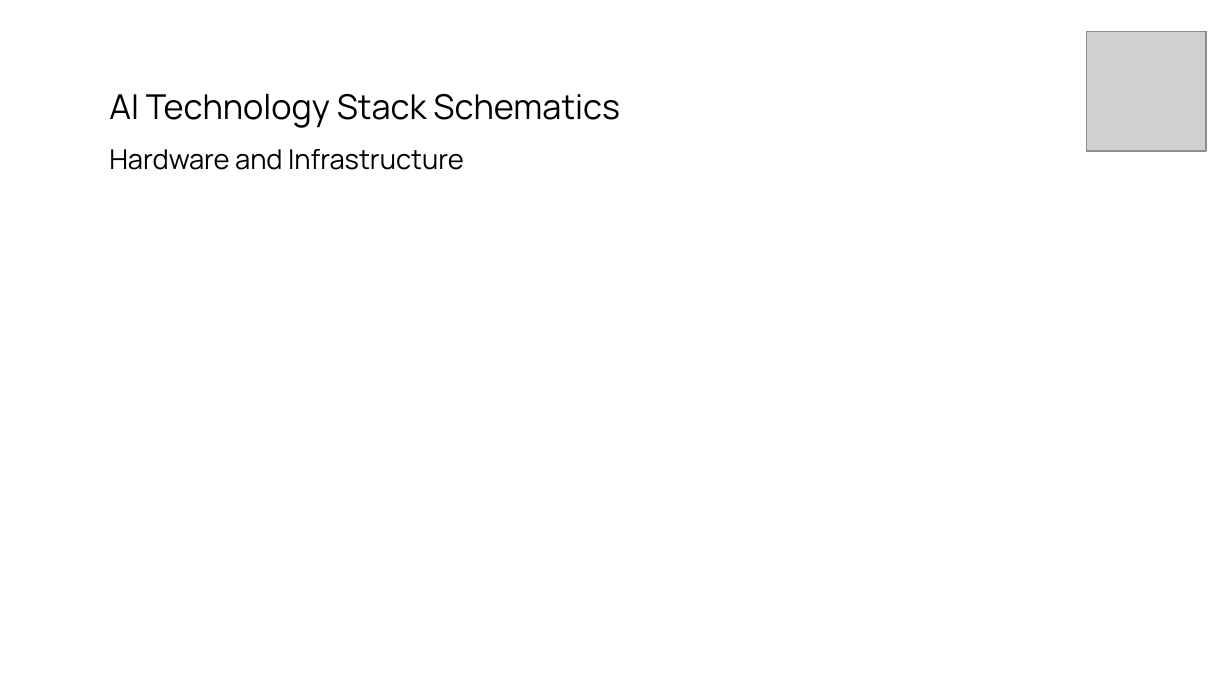
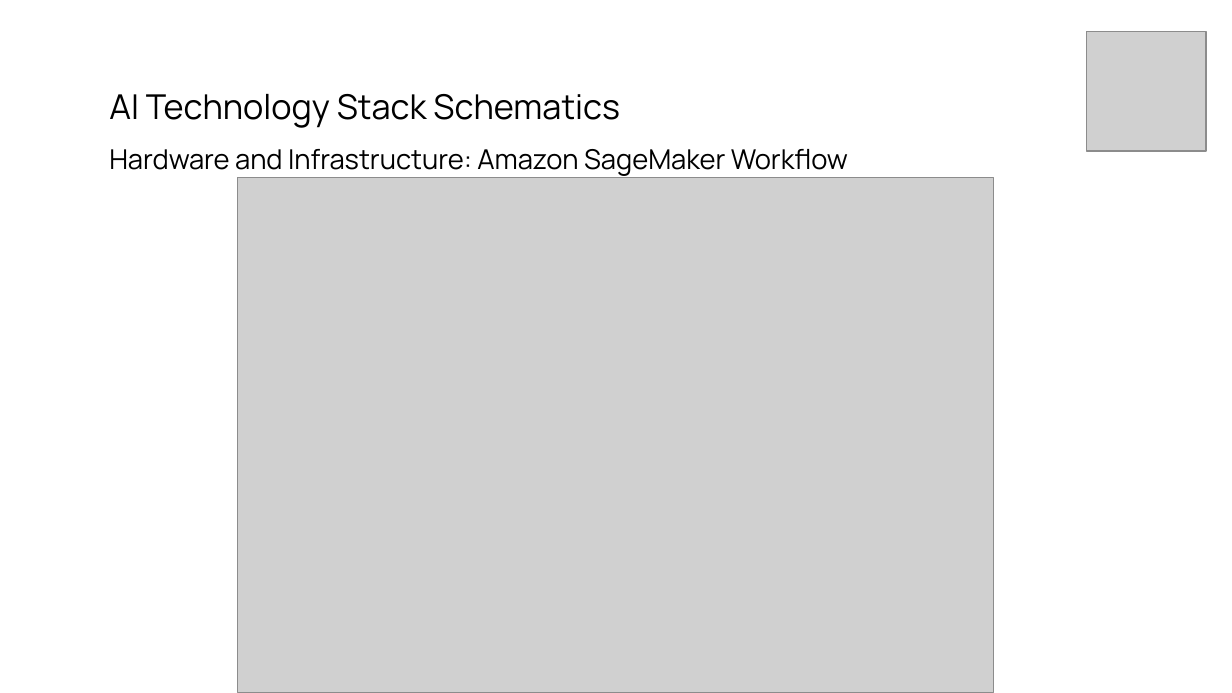
Before and after one commit to gasserahmed/VT-MIT, a slide deck: slide 11 of MGT5824-Tech-based Entrepreneurship/Assignments/Milestone #2 - Venture Solution Prototype & Social Affordances/gasser18-milestone2_prototype_and_social_affordances_slides.pptx (slide 9 before the commit). Drawn at 1232x693 pixels with LibreOffice and Linux fonts; fonts in the diff are those of the drawing; grey boxes stand for pictures. Boxes give left, top, right and bottom in pixels: in the first picture for what was removed or moved away, otherwise in the second. Text is boxed around its words. In the diff, an @@ line names an element or a change of style, - is before the commit and + after.

```diff
--- a/MGT5824-Tech-based Entrepreneurship/Assignments/Milestone #2 - Venture Solution Prototype & Social Affordances/gasser18-milestone2_prototype_and_social_affordances_slides.pptx
+++ b/MGT5824-Tech-based Entrepreneurship/Assignments/Milestone #2 - Venture Solution Prototype & Social Affordances/gasser18-milestone2_prototype_and_social_affordances_slides.pptx
@@ title at (109, 94, 848, 176): text changed; size 20 to 16 pt @@
-AI Technology Stack Schematics
-Hardware and Infrastructure
+AI Technology Stack Schematics
+Hardware and Infrastructure: Amazon SageMaker Workflow
@@ picture added at (238, 177, 994, 692) @@
```
Also in this commit, not shown: 3 other slides changed, 6 slides added.
